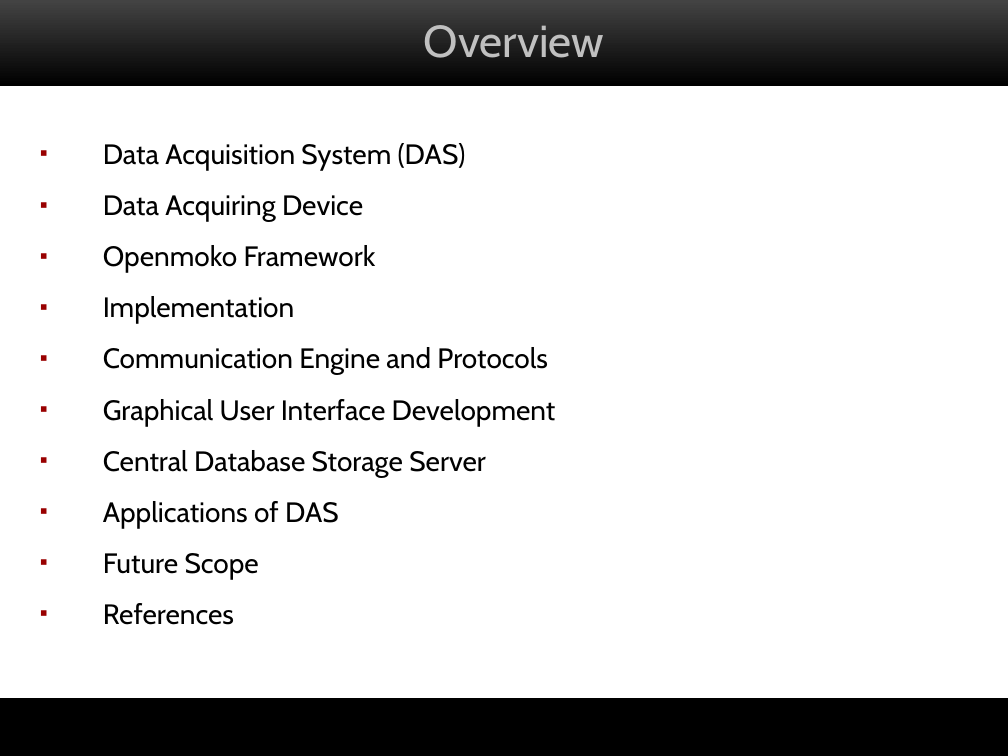
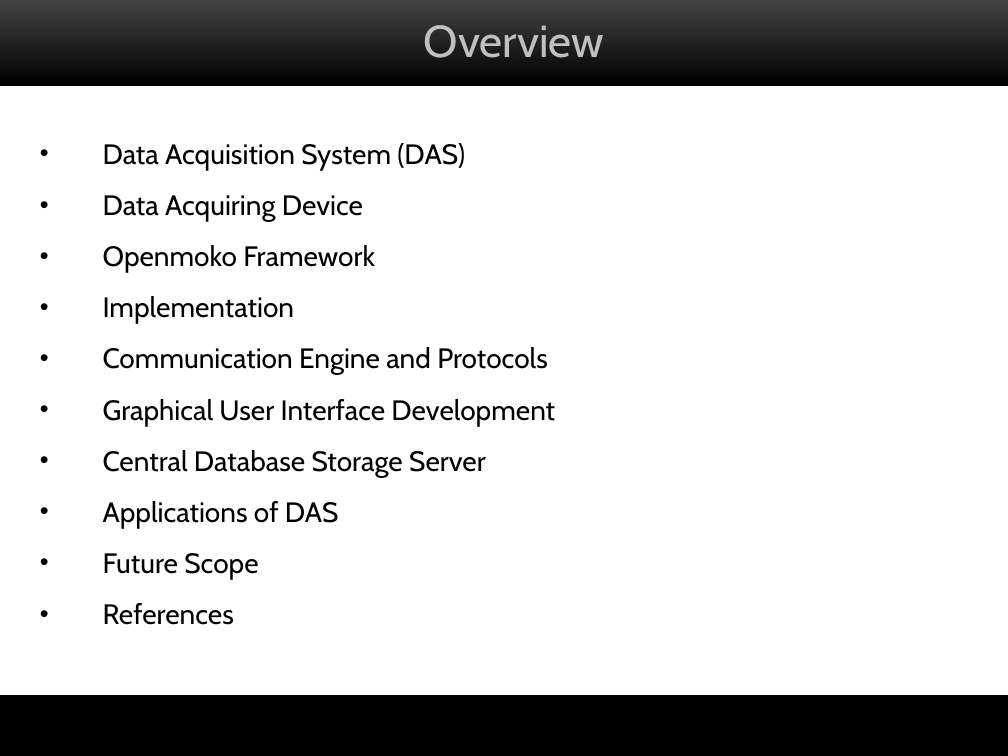
Before and after one commit to saurabh1403/attendance-on-openmoko, a slide deck: slide 2 of docs/mid-term-seminar.ppt. Drawn at 1008x756 pixels with LibreOffice and Linux fonts; fonts in the diff are those of the drawing; background and template pictures are left out. Boxes give left, top, right and bottom in pixels: in the first picture for what was removed or moved away, otherwise in the second. Text is boxed around its words. In the diff, an @@ line names an element or a change of style, - is before the commit and + after.

```diff
--- a/docs/mid-term-seminar.ppt
+++ b/docs/mid-term-seminar.ppt
@@ text "Data Acquisition System (DAS)" at <box>103,143,555,625</box>: bullet ▪ to •; bullet colour #990000 to #000000 @@
@@ rectangle: place and size @@
-rectangle at <box>16,709,1008,756</box>
+rectangle at <box>0,696,1008,756</box>
```
Also in this commit, not shown: 3 other slides changed, 20 slides added, 24 slides removed, 2 other files.
